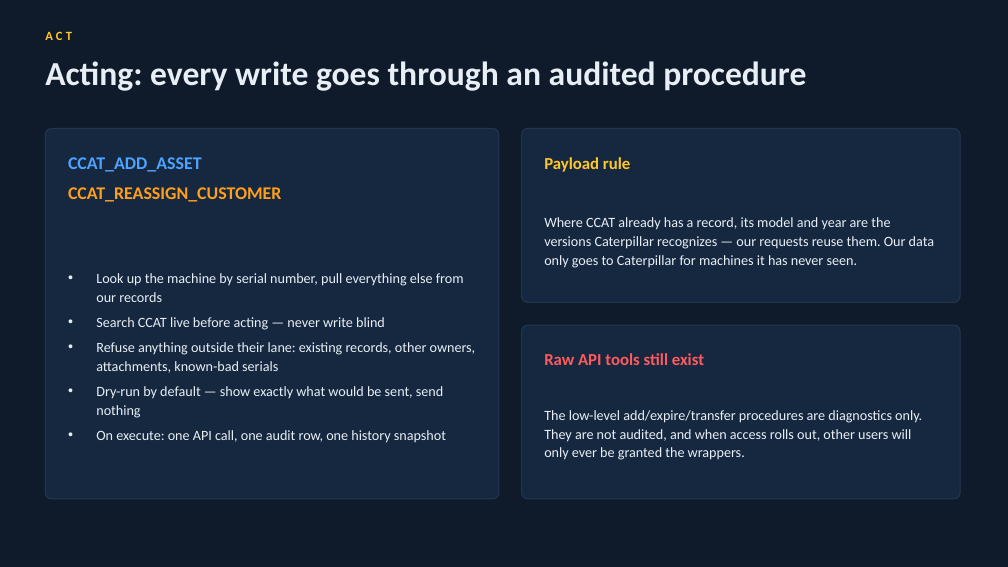
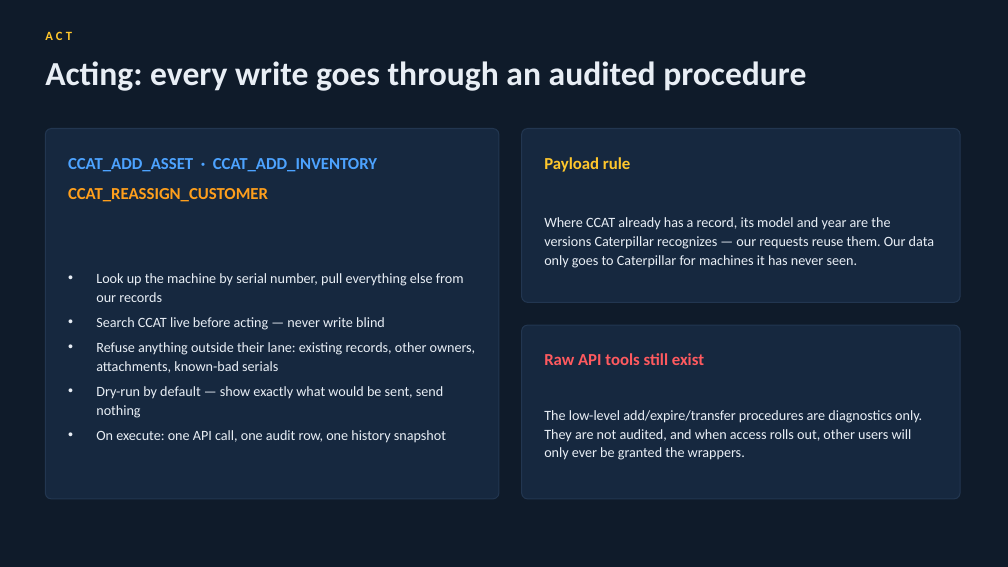
Before and after one commit to leakydata/asset-management-v2, a slide deck: slide 9 of powerpoints/Snowflake_CCAT_Reconciliation.pptx. Drawn at 1008x567 pixels with LibreOffice and Linux fonts; fonts in the diff are those of the drawing. Boxes give left, top, right and bottom in pixels: in the first picture for what was removed or moved away, otherwise in the second. Text is boxed around its words. In the diff, an @@ line names an element or a change of style, - is before the commit and + after.

Commit message:
Update Snowflake CCAT Reconciliation presentation with new asset and inventory text

```diff
--- a/powerpoints/Snowflake_CCAT_Reconciliation.pptx
+++ b/powerpoints/Snowflake_CCAT_Reconciliation.pptx
@@ text "CCAT_REASSIGN_CUSTOMER" at [68, 188, 268, 202]: size 17 to 16 pt @@
@@ text at [68, 158, 377, 172]: text changed; size 17 to 16 pt @@
-CCAT_ADD_ASSET
+CCAT_ADD_ASSET · CCAT_ADD_INVENTORY
```
Also in this commit, not shown: 2 other slides changed, 1 other file.
